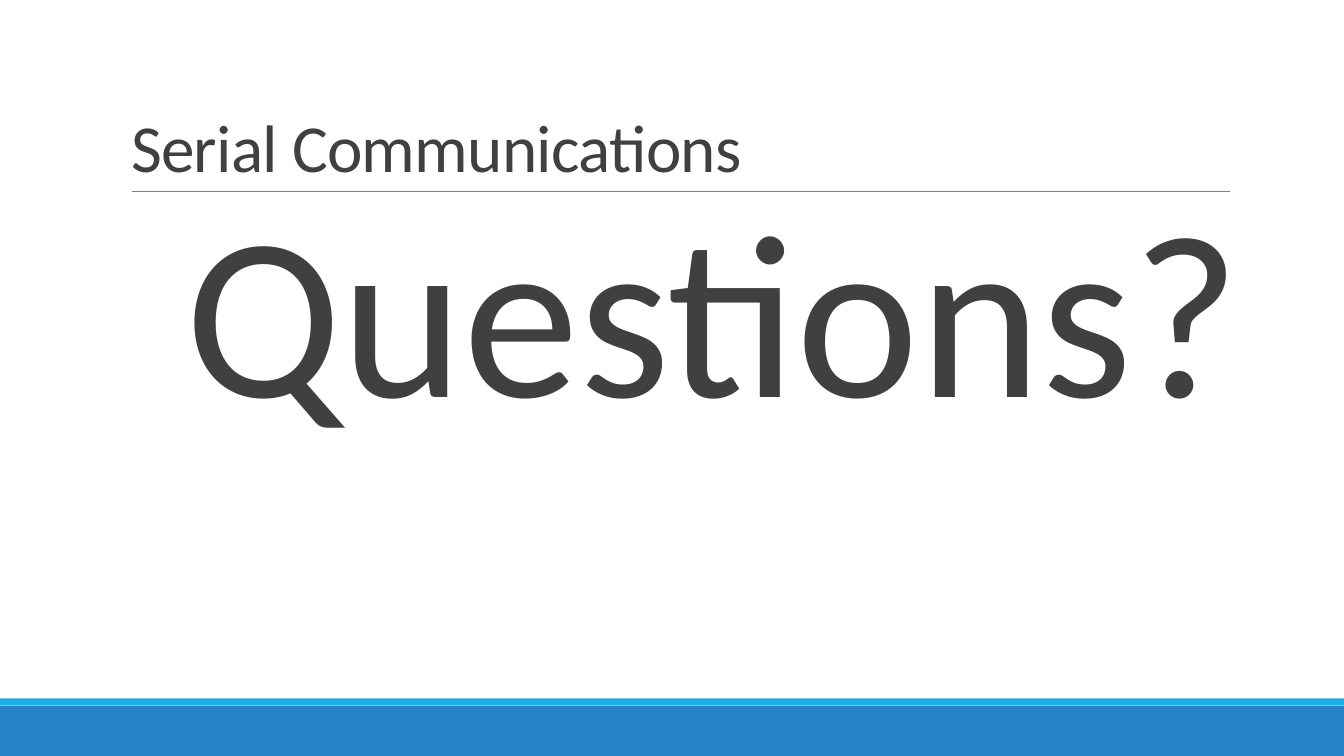
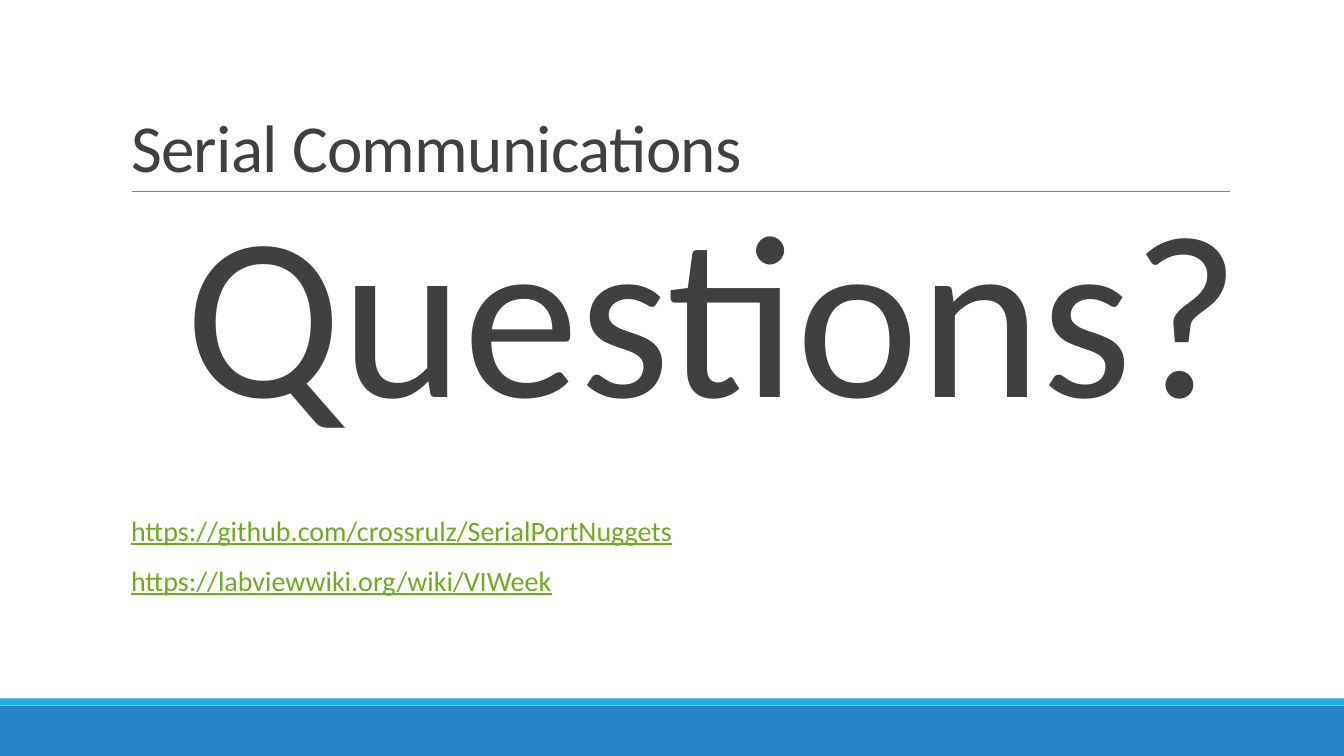
Before and after one commit to crossrulz/SerialPortNuggets, a slide deck: slide 13 of Proper Serial Port Communications.pptx (slide 11 before the commit). Drawn at 1344x756 pixels with LibreOffice and Linux fonts; fonts in the diff are those of the drawing; background and template pictures are left out. Boxes give left, top, right and bottom in pixels: in the first picture for what was removed or moved away, otherwise in the second. Text is boxed around its words. In the diff, an @@ line names an element or a change of style, - is before the commit and + after.

```diff
--- a/Proper Serial Port Communications.pptx
+++ b/Proper Serial Port Communications.pptx
@@ text at [131,521,672,596]: paragraphs added @@
+  https://github.com/crossrulz/SerialPortNuggets
+  https://labviewwiki.org/wiki/VIWeek
```
Also in this commit, not shown: 2 other slides changed, 2 slides added, 3 other files.
